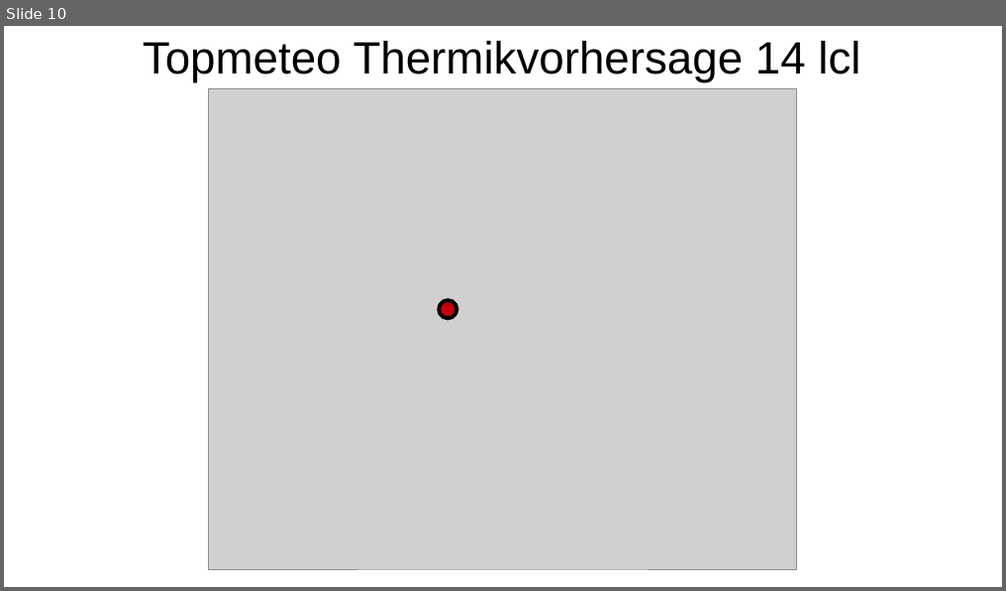
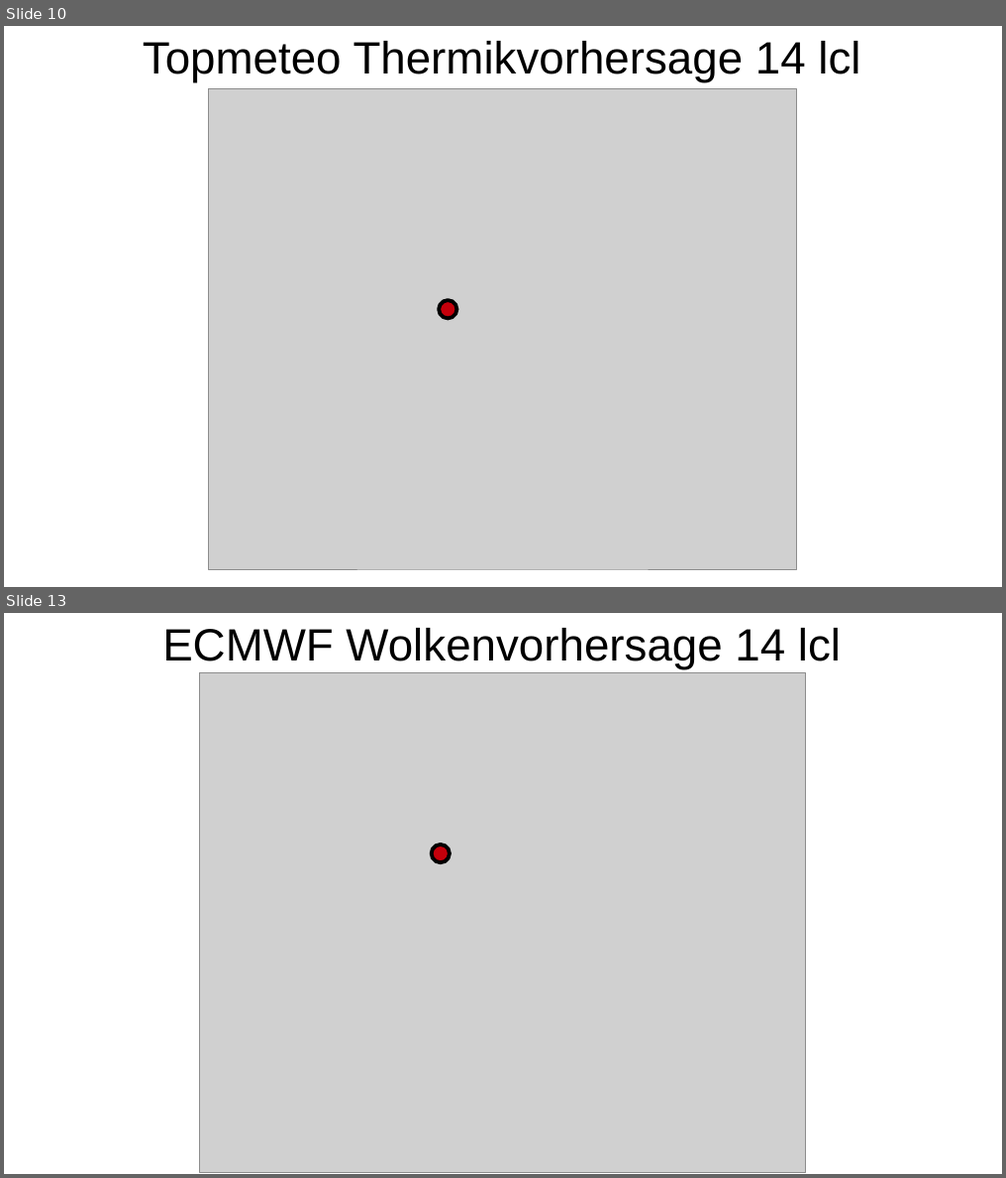
Before and after one commit to jkretz/metbrief, a slide deck: briefings/prievidza_25/template_prievidza_25/template_prievidza_25.odp. Shown one above the other, each under a label of ours: slide 10 before the commit, slides 10 and 13 after it; the slides between them are not shown. The pictures are 1006x591 and 1006x1178 pixels, drawn with LibreOffice and Linux fonts; fonts in the diff are those of the drawing; grey boxes stand for pictures. Boxes give left, top, right and bottom in pixels: in the first picture for what was removed or moved away, otherwise in the second. Text is boxed around its words. In the diff, an @@ line names an element or a change of style, - is before the commit and + after.

```diff
--- a/briefings/prievidza_25/template_prievidza_25/template_prievidza_25.odp
+++ b/briefings/prievidza_25/template_prievidza_25/template_prievidza_25.odp
@@ slide 13 added at (4,613,1002,1174), background #FFFFFF @@
@@ text added at (162,628,841,669), 36 pt, text #000000 @@
+ECMWF Wolkenvorhersage 14 lcl
@@ picture added at (200,672,806,1172) @@
@@ ellipse added at (432,845,450,862), fill #C5000B, outline #000000 3 pt @@
```
Also in this commit, not shown: 3 slides changed, 2 other slides added, 55 other files.
